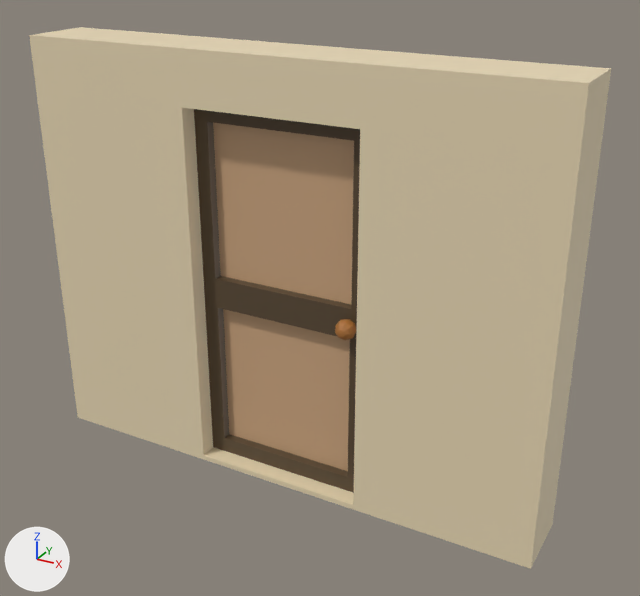
One commit to the FBX model Assets/Maya Files/Stage04/Modules/Wall_Door04.fbx: the scene before it, then after it.
Both versions are drawn from a 50 mm camera at (11.78, -3.8, 3.03) aimed at (9.66, 0.04, 1.11). The lights are fixed; the arrows at lower left show +X, +Y and +Z. Where no turn or scale is listed for an object, it has been applied to the vertices.

In view in the first picture: 'Door', 'Wall'.
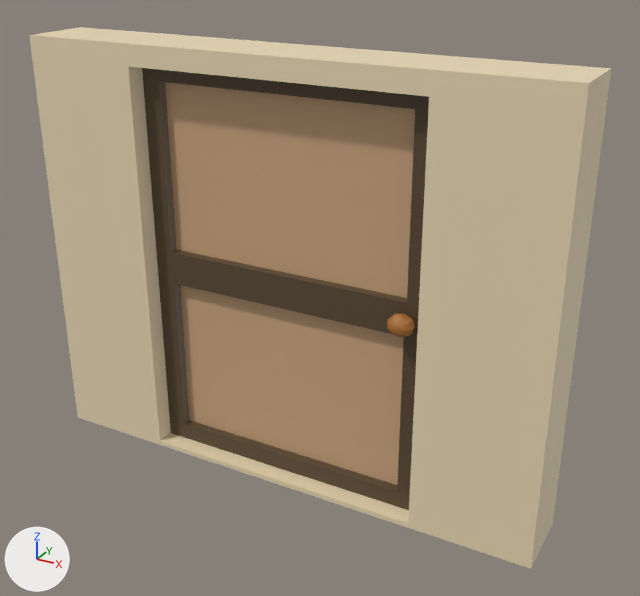
The change in detail:
me_mesh has 16 vertices, 16 faces and spans x 0.0..3.0, y -0.2..0.2, z 0.0..2.4.
me_mesh is used by ob_wall; location (8.0, 0.0, 0.0).
Part 1, on me_mesh:
Vertex 8 of me_mesh moves from (1.0, -0.2, 0.03) at pixel (203, 455) to (0.67, -0.2, 0.03) at pixel (159, 440).
Vertex 9 of me_mesh moves from (2.0, -0.2, 0.03) at pixel (353, 504) to (2.33, -0.2, 0.03) at pixel (408, 523).
Vertex 10 of me_mesh moves from (2.0, -0.2, 2.11) at pixel (360, 129) to (2.33, -0.2, 2.29) at pixel (429, 96).
Vertex 11 of me_mesh moves from (1.0, -0.2, 2.11) at pixel (181, 107) to (0.67, -0.2, 2.29) at pixel (128, 66).
Vertex 12 of me_mesh moves from (1.0, 0.2, 2.11) to (0.67, 0.2, 2.29).
Vertex 13 of me_mesh moves from (2.0, 0.2, 2.11) to (2.33, 0.2, 2.29).
Vertex 14 of me_mesh moves from (2.0, 0.2, 0.03) to (2.33, 0.2, 0.03).
Vertex 15 of me_mesh moves from (1.0, 0.2, 0.03) to (0.67, 0.2, 0.03).
me_mesh_001 is used by ob_door; location (9.0, 0.0, 0.0).
me_mesh_001 had 192 vertices, 204 faces and spanned x 0.0..1.0, y -0.21..0.21, z 0.03..2.11.
me_mesh_001 now has 192 vertices, 204 faces and spans x 0.0..1.65, y -0.21..0.21, z 0.03..2.29.
me_mesh_001 part 2: the loose piece of 74 vertices spanning x 0.87..0.98, y -0.21..-0.08, z 1.0..1.12 is scaled about its middle by (1.29, 1, 1.09), then moved by (0.62, 0.0, 0.09).
me_mesh_001 part 3: 42 of 192 vertices moved; they spanned x 0.0..1.0, y -0.1..0.1, z 0.03..2.11 and now span x 0.0..1.65, y -0.1..0.1, z 0.03..2.29; mean shift (0.34, 0.0, 0.1); largest move (1.0, -0.1, 2.11) -> (1.65, -0.1, 2.29).
Object 'Door' (ob_door) moves from (9.0, 0.0, 0.0) to (8.68, 0.0, 0.0).

Location of each change, (x1, y1, x2, y2) in pixels of the pictures (640 x 596 px; the box of a moved part takes in the faces that stretch with it):
'Door', reshaped, moved (72% wider, 15% taller)
    before: (194, 109, 360, 493)
    after: (142, 68, 429, 510)
part 1 of me_mesh, moved or reshaped
    both: (126, 64, 432, 524)
part 2 of me_mesh_001, moved or reshaped
    before: (335, 319, 357, 341)
    after: (387, 313, 415, 338)
part 3 of me_mesh_001, moved or reshaped
    before: (194, 109, 360, 493)
    after: (142, 68, 429, 510)
